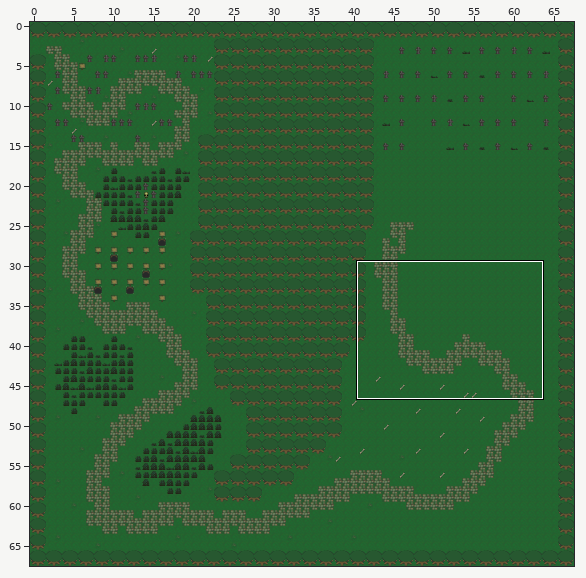
Tiled map, stored at core/assets/data/maps/graveyard_battle.tmx. The picture above shows the old version from afar; the outline marks the close-up.
Close-up. Before:
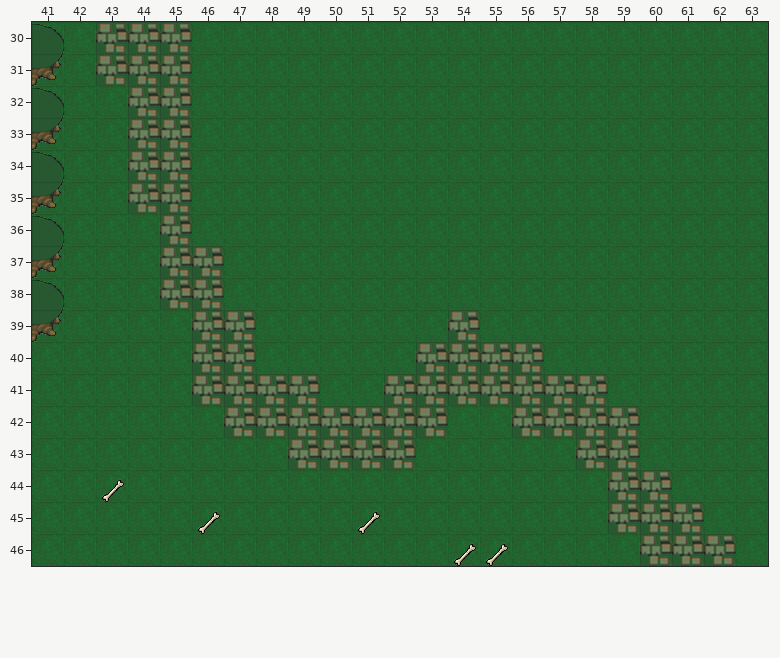
Cells are 32x32 px. Shown: x 41..63, y 30..46. The commit also changed other parts of the map, which this record leaves out.
New version:
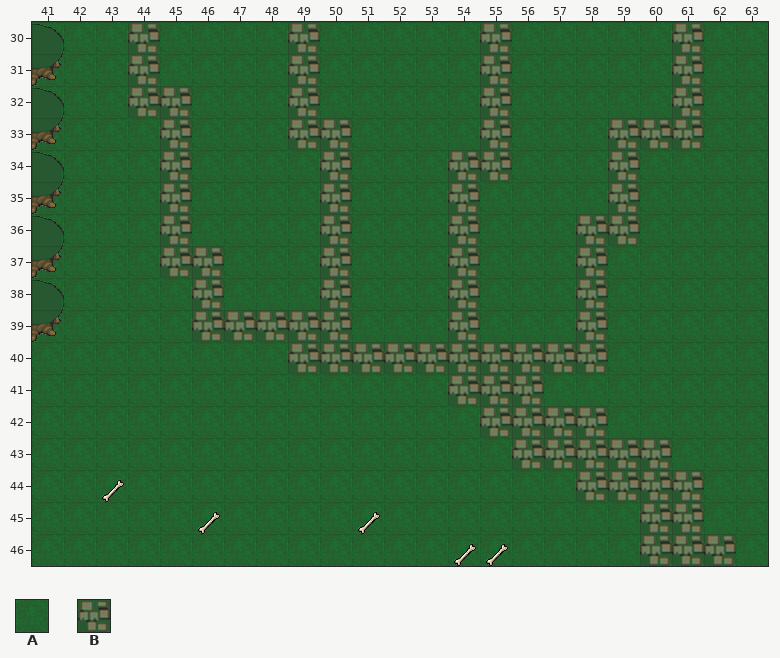
Key: from "graveyard": A 3, B 7.
_ is an empty cell, . an unchanged one.
The exact change:
--- layer "Hintergrund"
@@ x 43..61 @@
-30 B.B...A.....A.....A
-31 B.B...A.....A.....A
-32 ......A.....A.....A
-33 .B....AA....A...AAA
-34 .B.....A...AA...A..
-35 .B.....A...A....A..
-36 .......A...A...AA..
-37 .......A...A...A...
-38 ..B....A...A...A...
-39 .....AAA.......A...
-40 ...BB.AAAA....AA...
-41 ...BBBB..BB...BB...
-42 ....BBBBBBB.A...B..
-43 ......BBBB...AA..A.
-44 ...............A..A
-45 ................B..
+30 A.A...B.....B.....B
+31 A.A...B.....B.....B
+32 ......B.....B.....B
+33 .A....BB....B...BBB
+34 .A.....B...BB...B..
+35 .A.....B...B....B..
+36 .......B...B...BB..
+37 .......B...B...B...
+38 ..A....B...B...B...
+39 .....BBB.......B...
+40 ...AA.BBBB....BB...
+41 ...AAAA..AA...AA...
+42 ....AAAAAAA.B...A..
+43 ......AAAA...BB..B.
+44 ...............B..B
+45 ................A..
Changed places in both close-ups, as pixel boxes (x1, y1, x2, y2):
changed: (96, 22, 128, 86)
changed: (160, 22, 192, 86)
changed: (192, 22, 448, 470)
changed: (448, 22, 704, 534)
changed: (128, 118, 160, 214)
changed: (160, 278, 192, 310)
